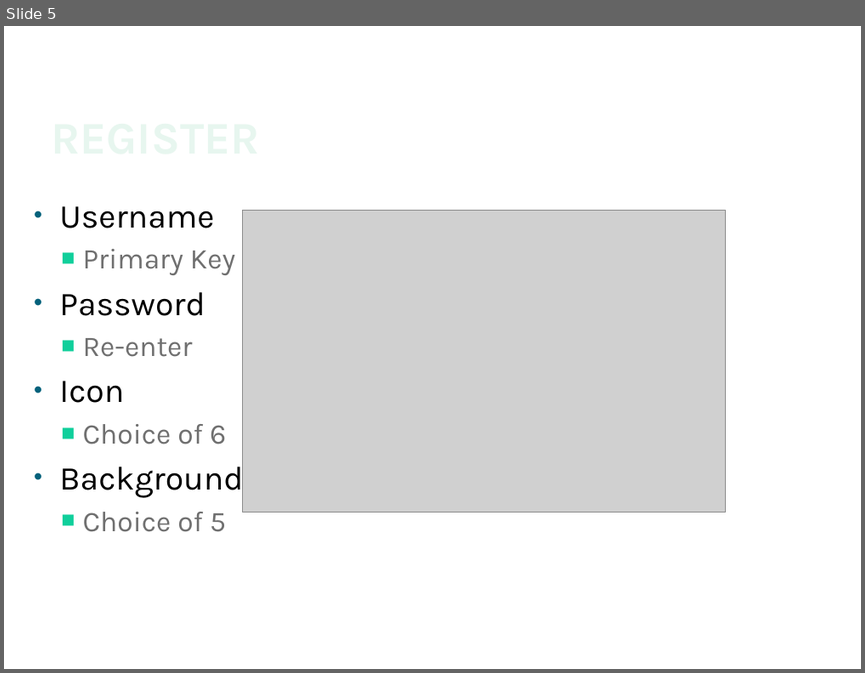
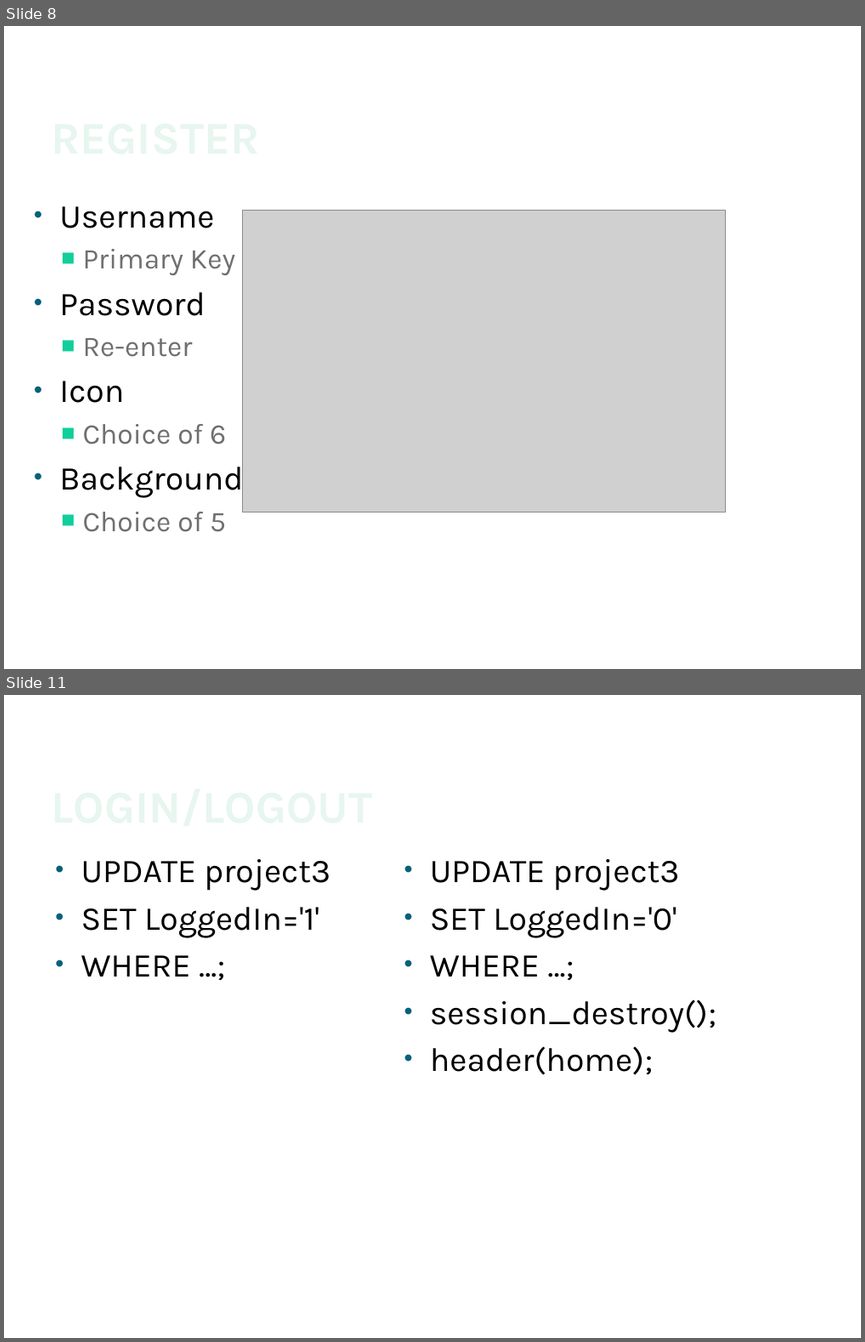
Before and after one commit to JaySao/FaceSpace, a slide deck: Facespace.pptx. Shown one above the other, each under a label of ours: slide 5 before the commit, slides 8 and 11 after it; the slides between them are not shown. The pictures are 865x673 and 865x1342 pixels, drawn with LibreOffice and Linux fonts; fonts in the diff are those of the drawing; grey boxes stand for pictures; background and template pictures are left out. Boxes give left, top, right and bottom in pixels: in the first picture for what was removed or moved away, otherwise in the second. Text is boxed around its words. In the diff, an @@ line names an element or a change of style, - is before the commit and + after.

Commit message:
Add files via upload
updated the icons on friends_home

```diff
--- a/Facespace.pptx
+++ b/Facespace.pptx
@@ slide 11 added at (x1=4, y1=695, x2=861, y2=1338), background #FFFFFF @@
@@ title added at (x1=46, y1=725, x2=726, y2=832), 38 pt, text gradient #F0F9F5 to #E7F6EF to #97DFC0 to #39D19F, bold @@
+LOGIN/LOGOUT
@@ text added at (x1=81, y1=859, x2=330, y2=976), 28 pt, text #000000 @@
+• UPDATE project3
+• SET LoggedIn='1'
+• WHERE …;
@@ text added at (x1=430, y1=859, x2=716, y2=1075), 28 pt, text #000000 @@
+• UPDATE project3
+• SET LoggedIn='0'
+• WHERE …;
+• session_destroy();
+• header(home);
@@ what was slide 5 is now slide 8 @@
```
Also in this commit, not shown: 3 slides changed, 9 other slides added, 2 slides removed, 2 other files.
